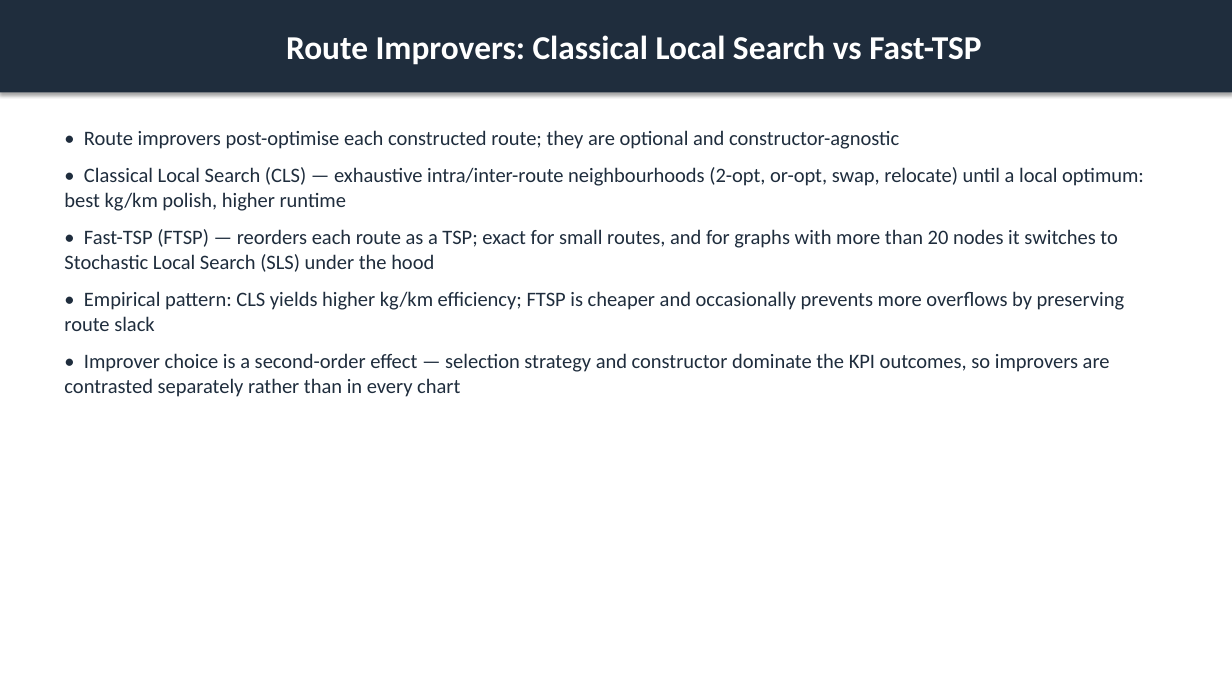
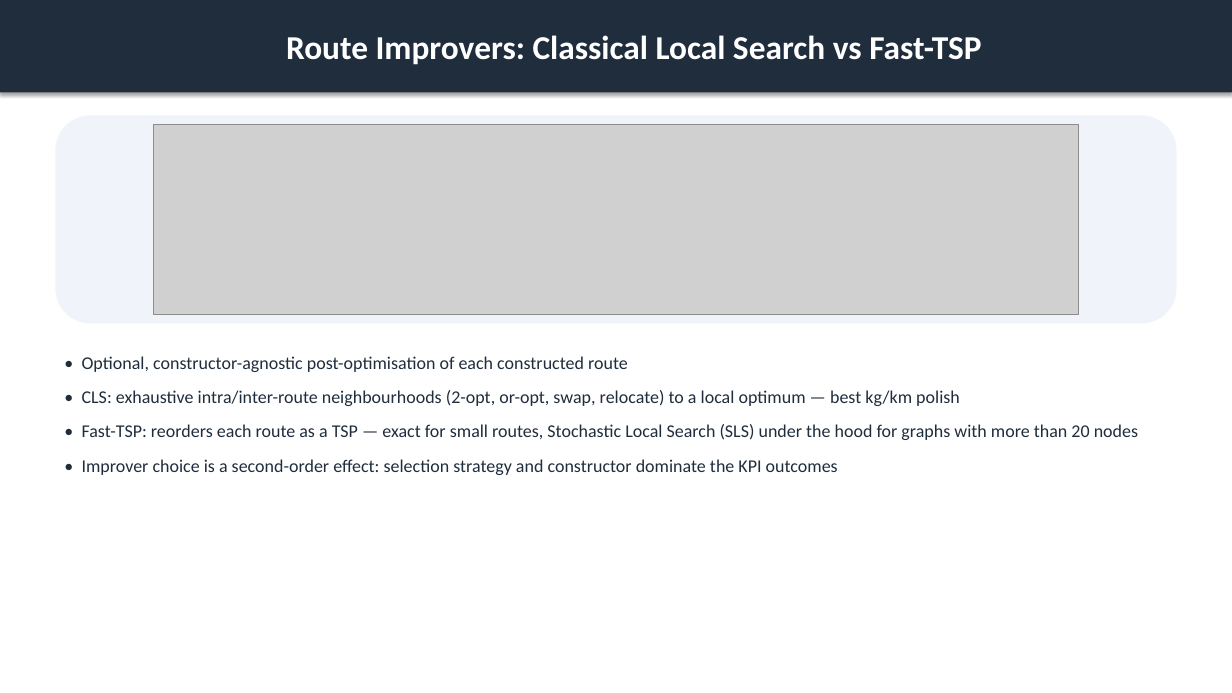
Before and after one commit to ACFHarbinger/WSmartPlus-Route, a slide deck: slide 11 of assets/windows/wsmart_route_results.pptx. Drawn at 1232x693 pixels with LibreOffice and Linux fonts; fonts in the diff are those of the drawing; grey boxes stand for pictures. Boxes give left, top, right and bottom in pixels: in the first picture for what was removed or moved away, otherwise in the second. Text is boxed around its words. In the diff, an @@ line names an element or a change of style, - is before the commit and + after.

```diff
--- a/assets/windows/wsmart_route_results.pptx
+++ b/assets/windows/wsmart_route_results.pptx
@@ rounded rectangle added at <box>55,116,1177,323</box>, fill #F0F4FA @@
@@ picture added at <box>153,125,1079,314</box> @@
@@ text at <box>82,356,1138,475</box>: text changed; size 16 to 14 pt @@
-• Route improvers post-optimise each constructed route; they are optional and constructor-agnostic
-• Classical Local Search (CLS) — exhaustive intra/inter-route neighbourhoods (2-opt, or-opt, swap, relocate) until a local optimum: best kg/km polish, higher runtime
-• Fast-TSP (FTSP) — reorders each route as a TSP; exact for small routes, and for graphs with more than 20 nodes it switches to Stochastic Local Search (SLS) under the hood
-• Empirical pattern: CLS yields higher kg/km efficiency; FTSP is cheaper and occasionally prevents more overflows by preserving route slack
-• Improver choice is a second-order effect — selection strategy and constructor dominate the KPI outcomes, so improvers are contrasted separately rather than in every chart
+• Optional, constructor-agnostic post-optimisation of each constructed route
+• CLS: exhaustive intra/inter-route neighbourhoods (2-opt, or-opt, swap, relocate) to a local optimum — best kg/km polish
+• Fast-TSP: reorders each route as a TSP — exact for small routes, Stochastic Local Search (SLS) under the hood for graphs with more than 20 nodes
+• Improver choice is a second-order effect: selection strategy and constructor dominate the KPI outcomes
```
Also in this commit, not shown: 17 other slides changed, 17 other files.
